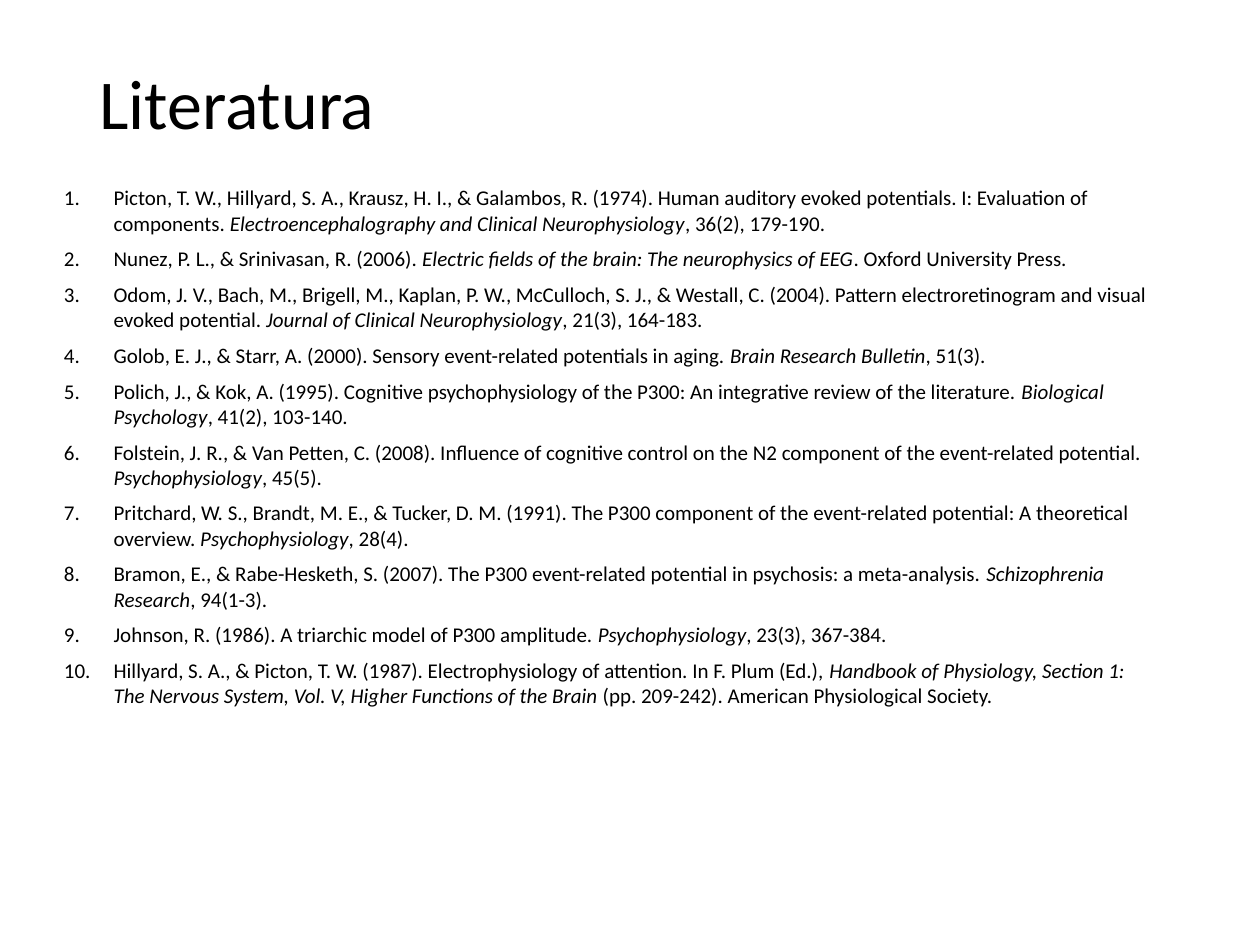
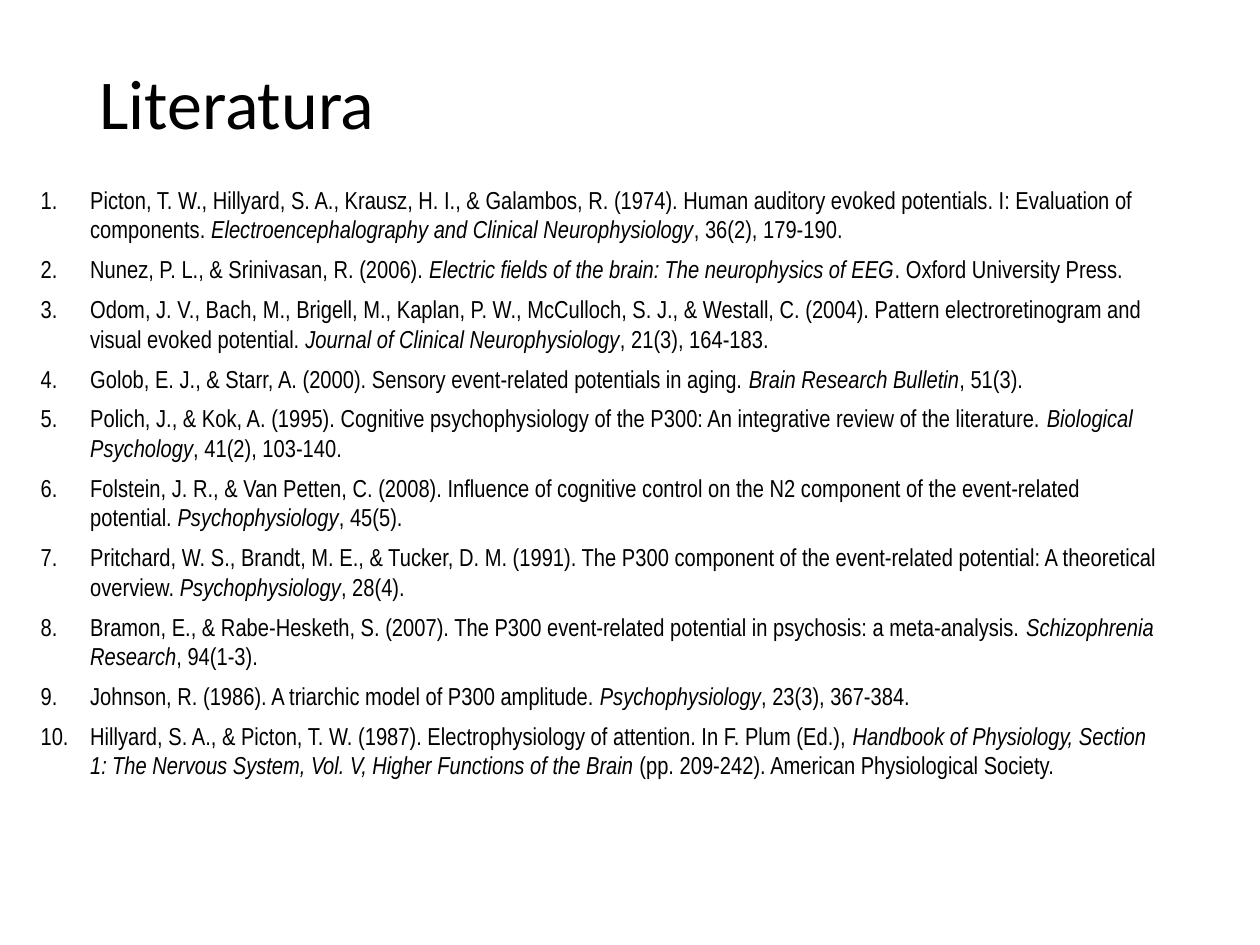
Before and after one commit to MatPomGit/self, a slide deck: slide 2 of files/inne/prezentacje/potencjały_ERP.pptx. Drawn at 1260x945 pixels with LibreOffice and Linux fonts; fonts in the diff are those of the drawing. Boxes give left, top, right and bottom in pixels: in the first picture for what was removed or moved away, otherwise in the second. Text is boxed around its words. In the diff, an @@ line names an element or a change of style, - is before the commit and + after.

```diff
--- a/files/inne/prezentacje/potencjały_ERP.pptx
+++ b/files/inne/prezentacje/potencjały_ERP.pptx
@@ text "Picton, T. W., Hillyard, S. ...": place and size @@
-text "Picton, T. W., Hillyard, S. ..." at [114,190,1145,707]
+text "Picton, T. W., Hillyard, S. ..." at [90,191,1156,779]
@@ text "Picton, T. W., Hillyard, S. ..." at [90,191,1156,779]: size 12 to 14 pt, font Calibri to Arial Narrow @@
```
Also in this commit, not shown: 27 other slides changed, 5 other files.
